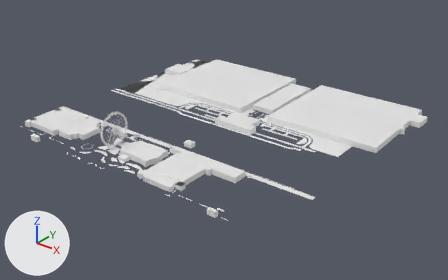
One commit to the glTF model app/public/world/tiles/3_-3.lod1.glb: the scene before it, then after it.
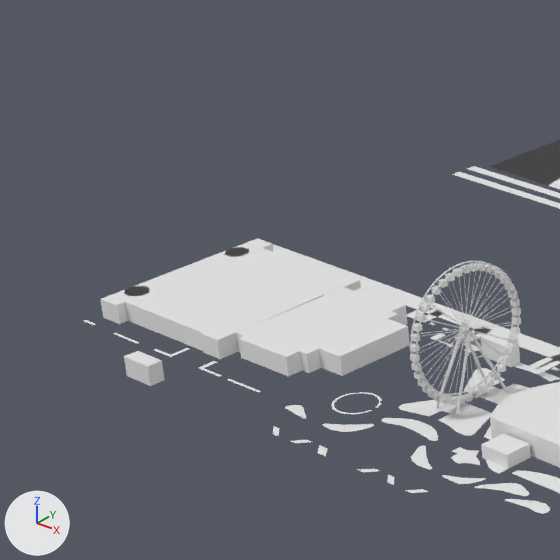
Old and new are each drawn whole from a 50 mm camera at (2413.0, 461.0, 461.0) aimed at (1790.0, 1239.0, -21.0) and again close up on the part from 0% to 31% of the width and 17% to 66% of the height. The axes (+X, +Y, +Z) are drawn at lower left. The lights are the same throughout. The last two pictures show the newer version. Where no turn or scale is listed for an object, it has been applied to the vertices. Vertices at exactly the same position are counted once.

In view in the first close-up: 'buildings', 'ground'.
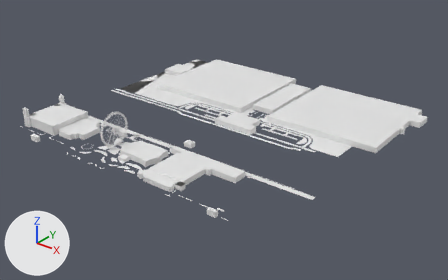
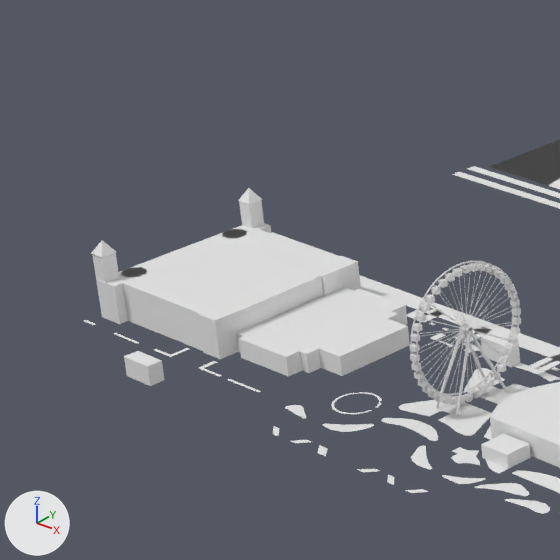
Pixel boxes [x1, y1, x2, y2] of what changed, in the close-ups (560 x 560 px; the box of a moved part takes in the faces that stretch with it):
```json
{"object": "buildings", "change": "reshaped, moved, rescaled", "before": [100, 238, 560, 469], "after": [91, 188, 560, 469]}
{"part": 1, "of": "me_buildings", "change": "added", "after": [92, 253, 119, 317]}
{"part": 2, "of": "me_buildings", "change": "moved or reshaped", "before": [100, 238, 361, 359], "after": [91, 188, 361, 359]}
```

The change, as JSON lines over the scene's bpy script:
```json
{"block": "me_buildings", "where": "# used by ob_buildings; location = (1780.0, 1258.3, 29.9); scale = (278.0, 278.0, 278.0)"}
{"op": "remove", "block": "me_buildings", "code": "me_buildings.from_pydata(...)  # 1997 vertices, 2528 faces; spans x -1.0..1.0, y -0.93..0.93, z -0.11..0.11"}
{"op": "add", "block": "me_buildings", "code": "me_buildings.from_pydata(...)  # 2058 vertices, 2572 faces; spans x -1.0..1.0, y -0.93..0.93, z -0.11..0.11"}
{"block": "me_buildings", "change": "me_buildings part 1: a new loose piece, a box spanning x -0.996..-0.971, y -0.823..-0.798, z -0.107..0.0"}
{"block": "me_buildings", "change": "me_buildings part 2: 31 vertices moved from x -1.0..-0.73, y -0.83..-0.52, z -0.08 to x -1.0..-0.72, y -0.82..-0.52, z -0.04; 3 vertices removed from x -1.0..-0.96, y -0.83..-0.51, z -0.11..-0.08; 21 vertices added at x -1.0..-0.96, y -0.82..-0.51, z -0.11..0.02"}
{"block": "me_buildings", "change": "other edits to the shape of me_buildings do not show in these pictures"}
{"op": "set", "path": "ob_buildings.location", "old": "(1780.0, 1258.3, 29.9)", "new": "(1779.5, 1258.3, 29.9)"}
```
